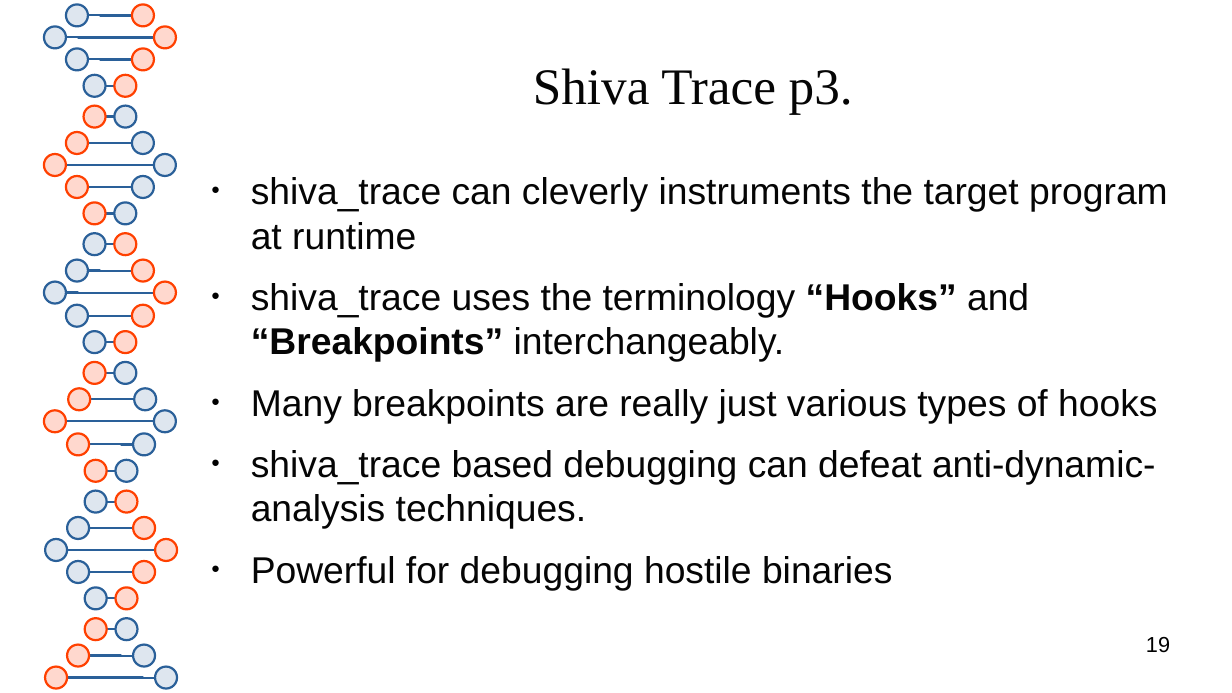
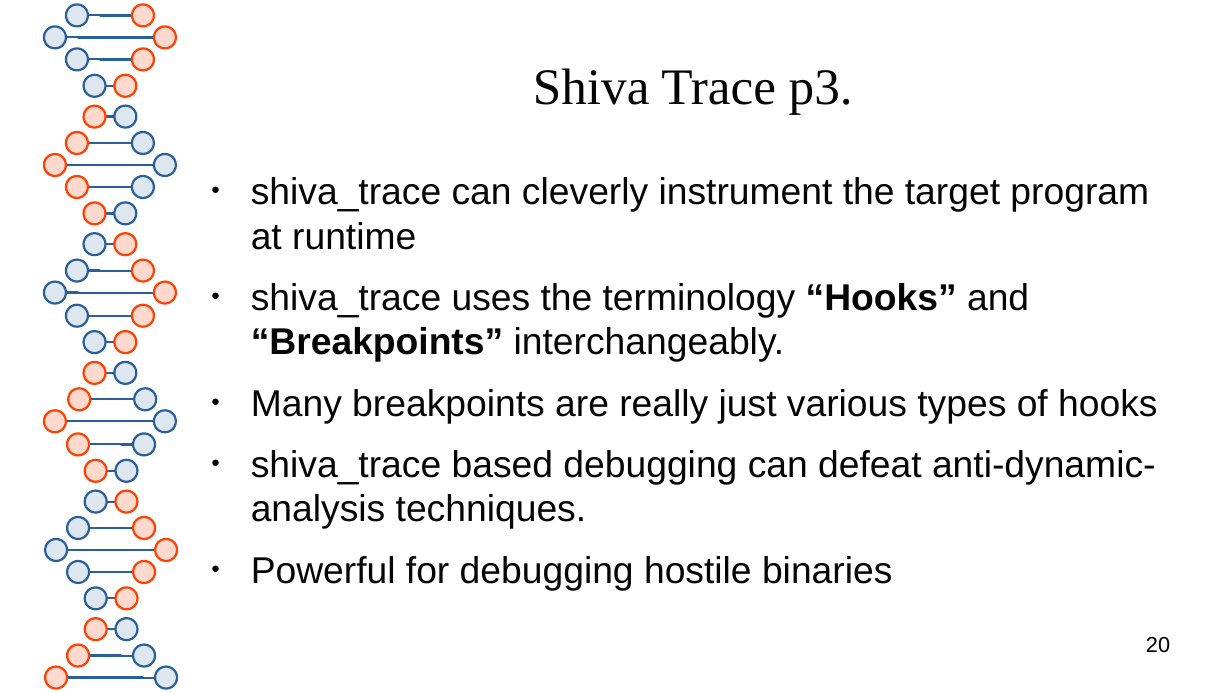
Before and after one commit to elfmaster/shiva, a slide deck: slide 20 of presentation/shiva_runtime.odp (slide 19 before the commit). Drawn at 1232x693 pixels with LibreOffice and Linux fonts; fonts in the diff are those of the drawing. Boxes give left, top, right and bottom in pixels: in the first picture for what was removed or moved away, otherwise in the second. Text is boxed around its words. In the diff, an @@ line names an element or a change of style, - is before the commit and + after.

Commit message:
updated shiva_runtime.odp presentation. 30 slides

```diff
--- a/presentation/shiva_runtime.odp
+++ b/presentation/shiva_runtime.odp
@@ text at box(251, 177, 1149, 250): text changed @@
-● shiva_trace can cleverly instruments the target program at runtime
+● shiva_trace can cleverly instrument the target program at runtime
@@ page number at box(1146, 637, 1170, 653): text changed @@
-19
+20
```
Also in this commit, not shown: 5 other slides changed, 8 slides added, 1 other file.
